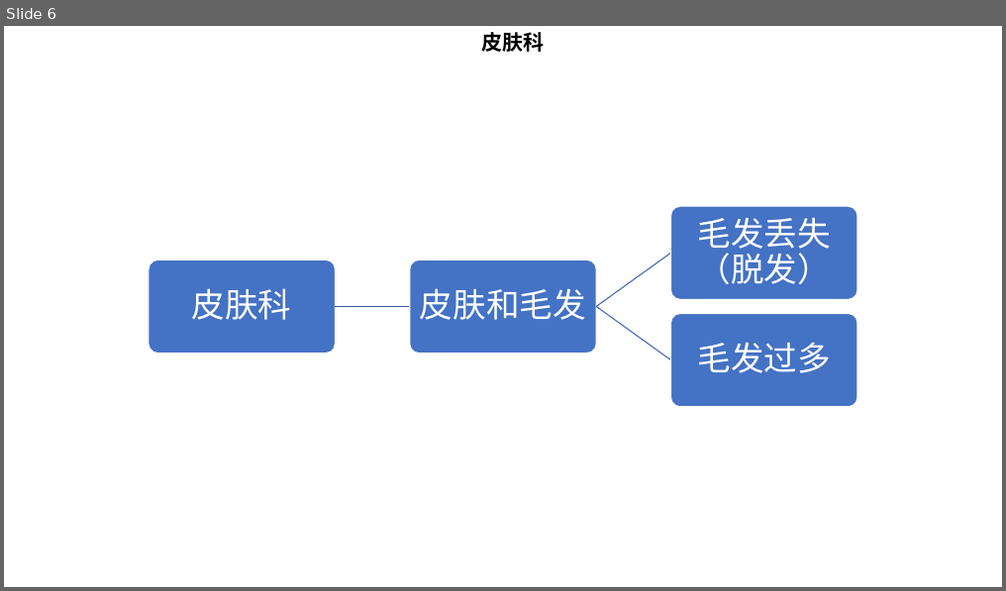
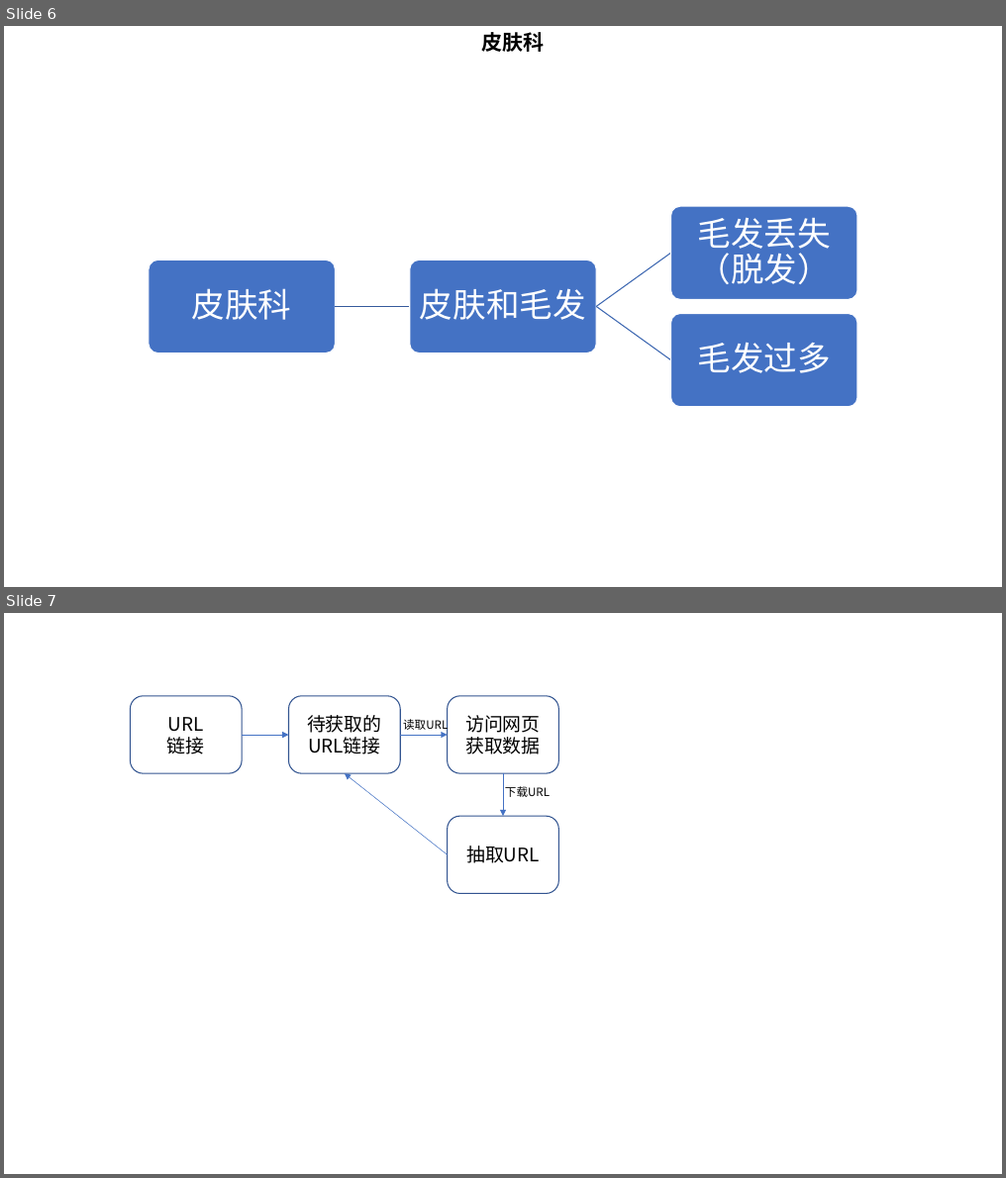
Before and after one commit to MingJerry/Guide, a slide deck: Doc/症状_科室映射图.pptx. Shown one above the other, each under a label of ours: slide 6 before the commit, slides 6 and 7 after it. The pictures are 1006x591 and 1006x1178 pixels, drawn with LibreOffice and Linux fonts; fonts in the diff are those of the drawing. Boxes give left, top, right and bottom in pixels: in the first picture for what was removed or moved away, otherwise in the second. Text is boxed around its words. In the diff, an @@ line names an element or a change of style, - is before the commit and + after.

```diff
--- a/Doc/症状_科室映射图.pptx
+++ b/Doc/症状_科室映射图.pptx
@@ slide 7 added at (4,613,1002,1174), background #FFFFFF @@
@@ rounded rectangle added at (130,696,242,774), fill #FFFFFF, outline #325491 1 pt, 18 pt, text #000000 @@
+URL
+链接
@@ rounded rectangle added at (288,696,400,774), fill #FFFFFF, outline #325491 1 pt, 18 pt, text #000000 @@
+待获取的URL链接
@@ rounded rectangle added at (448,696,558,774), fill #FFFFFF, outline #325491 1 pt, 18 pt, text #000000 @@
+访问网页获取数据
@@ text added at (403,718,448,734), 11 pt, text #000000 @@
+读取URL
@@ arrow added from (242, 735) to (288, 735), #4472C4 0.5 pt @@
@@ arrow added from (400, 735) to (448, 735), #4472C4 0.5 pt @@
@@ arrow added from (448, 855) to (345, 774), #4472C4 0.5 pt @@
@@ arrow added from (503, 774) to (503, 816), #4472C4 0.5 pt @@
@@ text added at (505,786,549,797), 11 pt, text #000000 @@
+下载URL
@@ rounded rectangle added at (448,816,558,894), fill #FFFFFF, outline #325491 1 pt, 18 pt, text #000000 @@
+抽取URL
```
Also in this commit, not shown: 5 other slides added, 4 other files.
